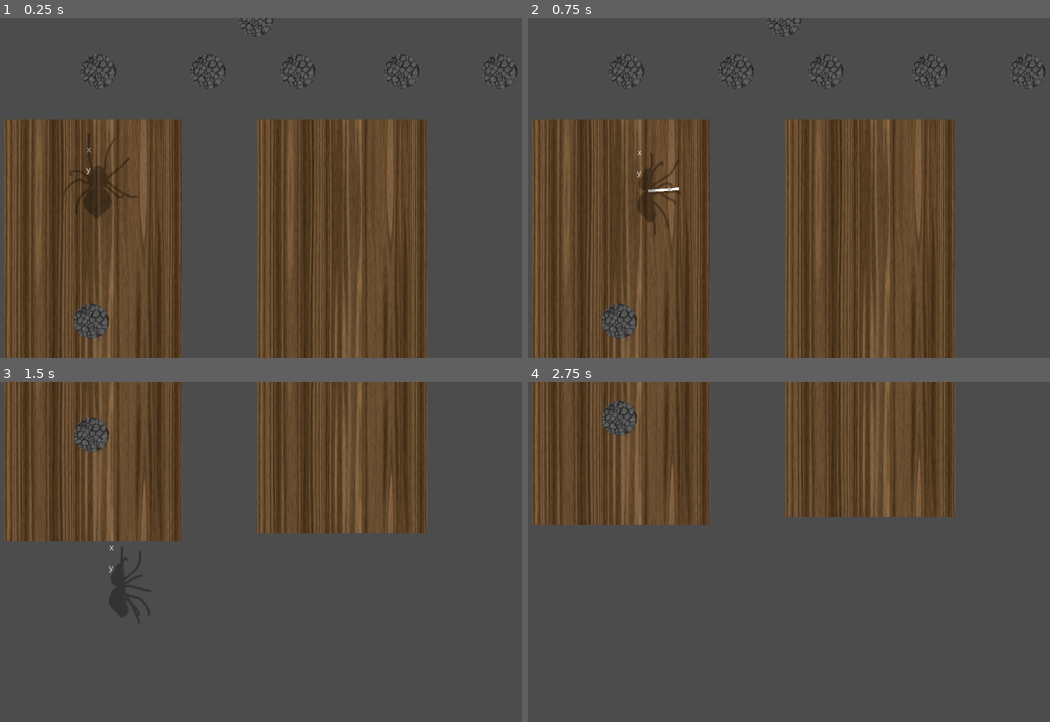
Above: before the commit, frames 1-4 (two rows, left to right).
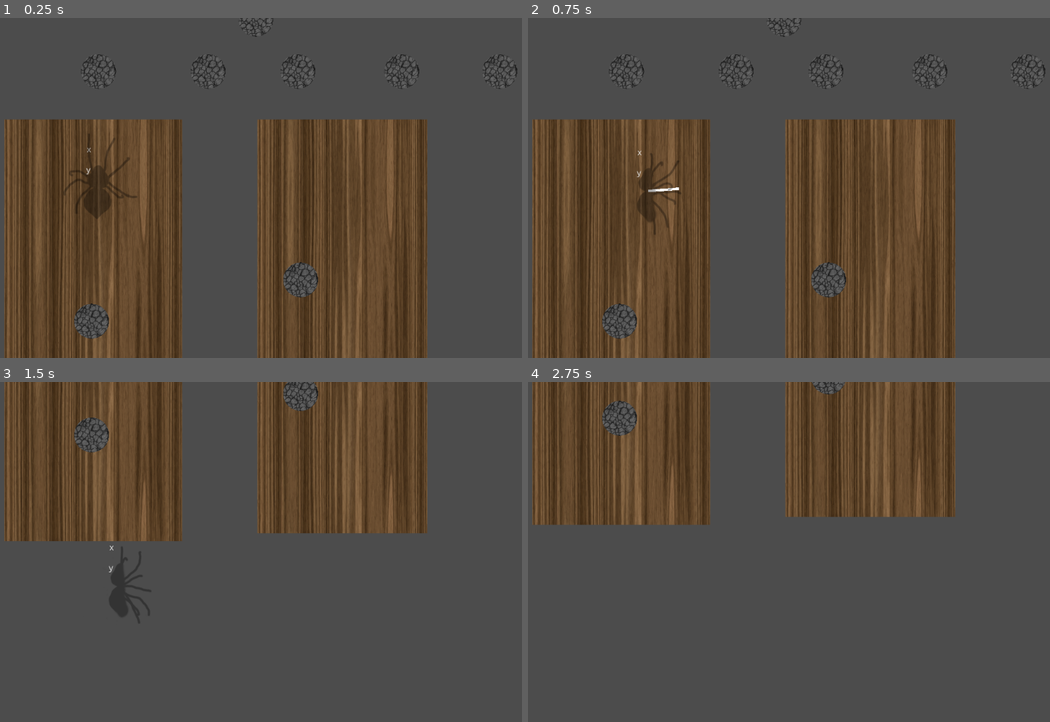
Above: after the commit, the same moments.

Repository: MarmotaGames/aracnotopia
Game: Godot game, scene res://levels/newWebTest/launchWebTest.tscn
Two runs of this game, one before a commit and one after it. Both use one fixed random seed, a clock stepped at 60 frames per second and the inputs below. This scene is started directly instead of the project's main scene.
Inputs (mouse positions are in pixels of both pictures, inside the frame that each line leads up to):
- Up to frame 1 (0.25 s): no input
- Up to frame 2 (0.75 s): tap Enter at 0.5 s; move the mouse to (909, 171) at 0.52 s; hold Right (ui_right) from 0.53 s (still down); tap Ctrl (attachOrDetachFromArea) at 0.6 s; click (909, 171) at 0.67 s
- Up to frame 3 (1.5 s): move the mouse to (135, 569) at 1.27 s; release Right (ui_right) at 1.28 s; hold Down (ui_down) from 1.28 s (still down); tap L (dropFromWeb) at 1.35 s
- Up to frame 4 (2.75 s): tap Space at 2 s; move the mouse to (841, 477) at 2.02 s; release Down (ui_down) at 2.03 s; press the mouse at (841, 477) at 2.03 s; hold Right (ui_right) from 2.03 s (still down)

The runs differ from the first frame. In frame 1, 0.5% of the frame differs, in the area x 54-61%, y 71-83%; in frame 2, 0.5%; in frame 3, 0.5%; in frame 4, 0.2%.

Commit message:
Remove spider collision when she is on the web

Diff:
--- a/GodotProject/areas/DeathArea.gd
+++ b/GodotProject/areas/DeathArea.gd
@@ -1,11 +1,13 @@
 extends Area2D
+
+onready var spiderNode = get_node("../../Spider")
 
 var spawn = Vector2(800, 600)
 var gameover = false
 var timer = false
 
 func _process(delta):
-	if $"/root/Root/Spider".fall:
+	if spiderNode.fall:
 		if not timer:
 			# O tempo desse timer é o tempo máximo de queda
 			$Timer.start()
@@ -17,12 +19,12 @@
 
 
 	if gameover:
-		$"/root/Root/Spider".position.x = spawn.x
-		$"/root/Root/Spider".position.y = spawn.y
-		$"/root/Root/Spider".fall = false
-		$"/root/Root/Spider".rotation = 0
-		$"/root/Root/Spider".angle = 0
-		$"/root/Root/Spider".properlyAligned = 0
+		spiderNode.position.x = spawn.x
+		spiderNode.position.y = spawn.y
+		spiderNode.fall = false
+		spiderNode.rotation = 0
+		spiderNode.angle = 0
+		spiderNode.properlyAligned = 0
 
 
 func _on_Timer_timeout():
--- a/GodotProject/levels/newWebTest/launchWebTest.tscn
+++ b/GodotProject/levels/newWebTest/launchWebTest.tscn
@@ -57,11 +57,15 @@
 
 position = Vector2( 227.555, 663.984 )
 
-[node name="RoundStone8" parent="." index="10" instance=ExtResource( 3 )]
+[node name="RoundStone9" parent="." index="10" instance=ExtResource( 3 )]
+
+position = Vector2( 595.113, 590.976 )
+
+[node name="RoundStone8" parent="." index="11" instance=ExtResource( 3 )]
 
 position = Vector2( 1113.39, 165.703 )
 
-[node name="Debugger" parent="." index="11" instance=ExtResource( 4 )]
+[node name="Debugger" parent="." index="12" instance=ExtResource( 4 )]
 
 position = Vector2( 434.471, 389.067 )
 
--- a/GodotProject/player/Player_rigido.gd
+++ b/GodotProject/player/Player_rigido.gd
@@ -1,12 +1,13 @@
 extends RigidBody2D
 
 onready var web_scene = preload("res://web//Web.tscn")
-#onready var spiderAreaNode = $AnimatedSprite/SpiderArea
 onready var webNode
+onready var spiderCollisionNode = $SpiderCollisionShape
 onready var stonePinJointNode
 onready var webPinJointNode
 onready var bottomNode
 
+var angle
 var webInstance
 var spiderInArea = true
 var spiderOnWeb = false
@@ -60,12 +61,14 @@
 		if y > 0:
 			y*=-1 #dark magic
 		set_linear_velocity(Vector2(x*-1,y)*webLength*velocidadeDeLancamento)
-		print(linear_velocity.x)
-		print(linear_velocity.y)
-		print("pausa")
+#		print(linear_velocity.x)
+#		print(linear_velocity.y)
+#		print("pausa")
 		lancamento = false
 
 func _physics_process(delta):
+	disableCollisionIfOnWeb()
+
 	if fall:
 		$SpiderCollisionShape.rotation_degrees = 90
 		$SpiderFallingArea/CollisionShape2D.rotation_degrees = 90
@@ -255,3 +258,9 @@
 func resetInput():
 	for i in range(0,4):
 		dirKeys[i] = 0
+
+func disableCollisionIfOnWeb():
+	if spiderOnWeb:
+		spiderCollisionNode.set_disabled(true)
+	else:
+		spiderCollisionNode.set_disabled(false)
